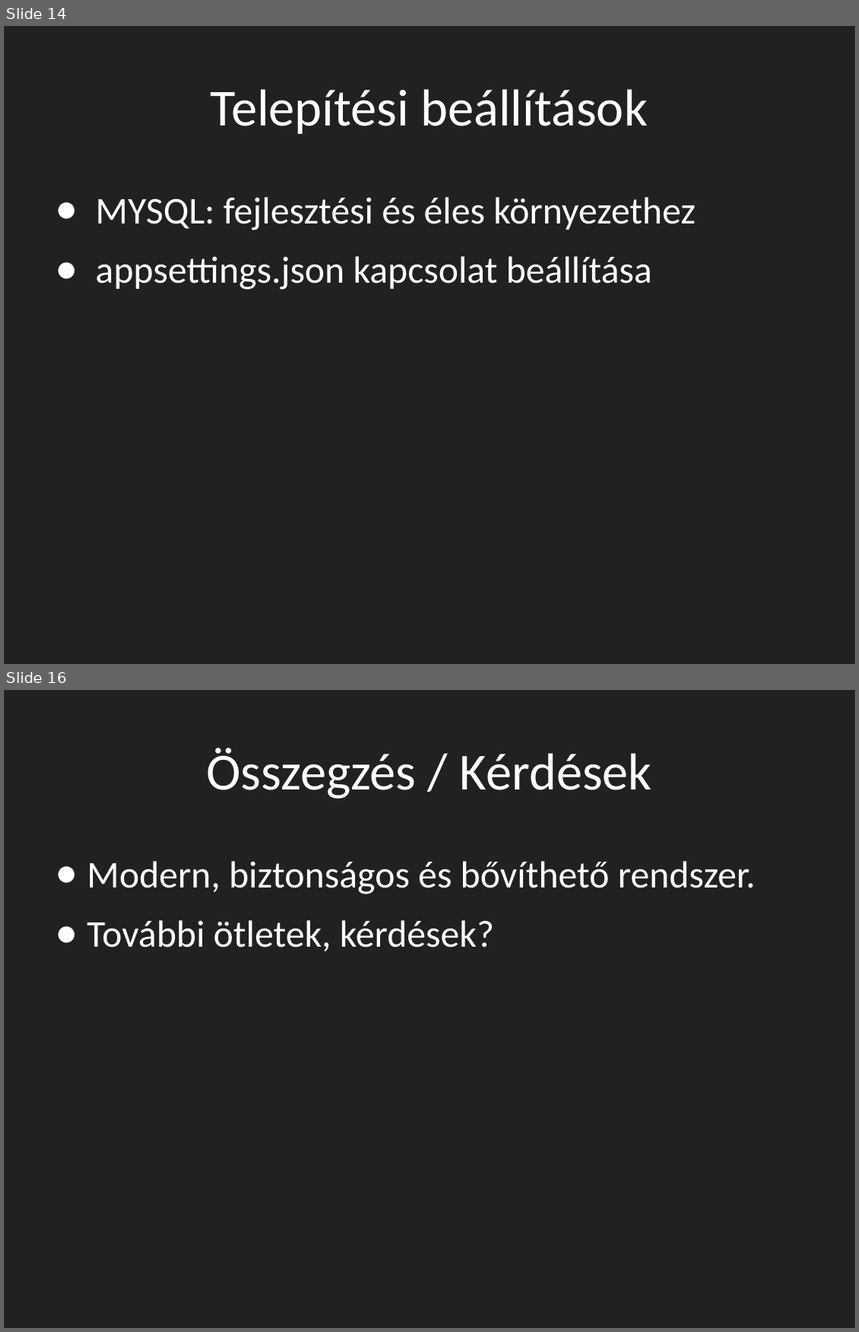
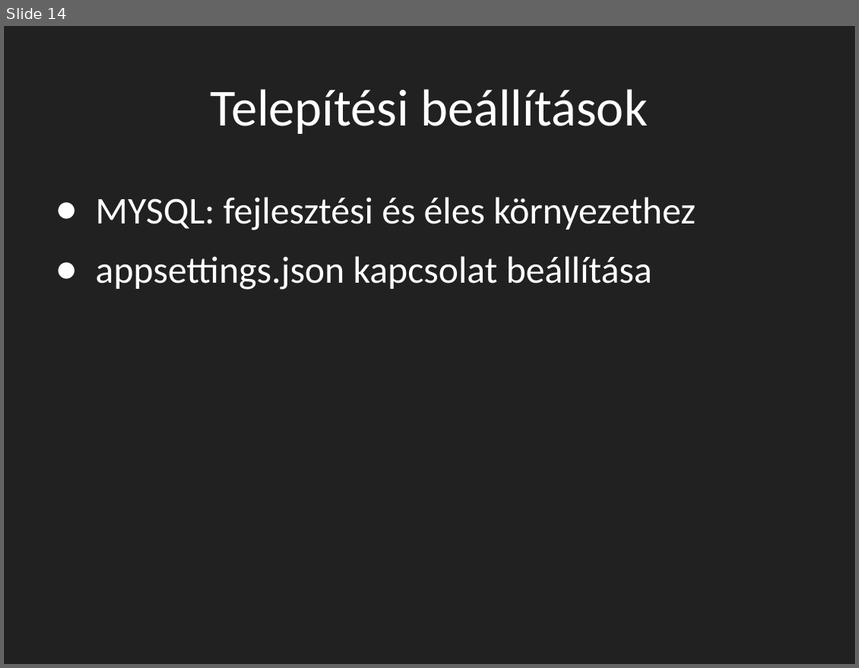
Before and after one commit to SzabolcsMolnar82/--VIZSGA-2025, a slide deck: Dokumentáció/Dolgozoi_belepteto_rendszer_v2.pptx. Shown one above the other, each under a label of ours: slides 14 and 16 before the commit, slide 14 after it; the slides between them are not shown. The pictures are 859x1332 and 859x668 pixels, drawn with LibreOffice and Linux fonts; fonts in the diff are those of the drawing. Boxes give left, top, right and bottom in pixels: in the first picture for what was removed or moved away, otherwise in the second. Text is boxed around its words. In the diff, an @@ line names an element or a change of style, - is before the commit and + after.

```diff
--- a/Dokumentáció/Dolgozoi_belepteto_rendszer_v2.pptx
+++ b/Dokumentáció/Dolgozoi_belepteto_rendszer_v2.pptx
@@ slide 16 removed at box(4, 690, 855, 1328), background #212121 @@
@@ title removed at box(206, 748, 652, 799) @@
-Összegzés / Kérdések
@@ text removed at box(87, 861, 756, 951) @@
-● Modern, biztonságos és bővíthető rendszer.
-● További ötletek, kérdések?
```
Also in this commit, not shown: 2 slides changed.
